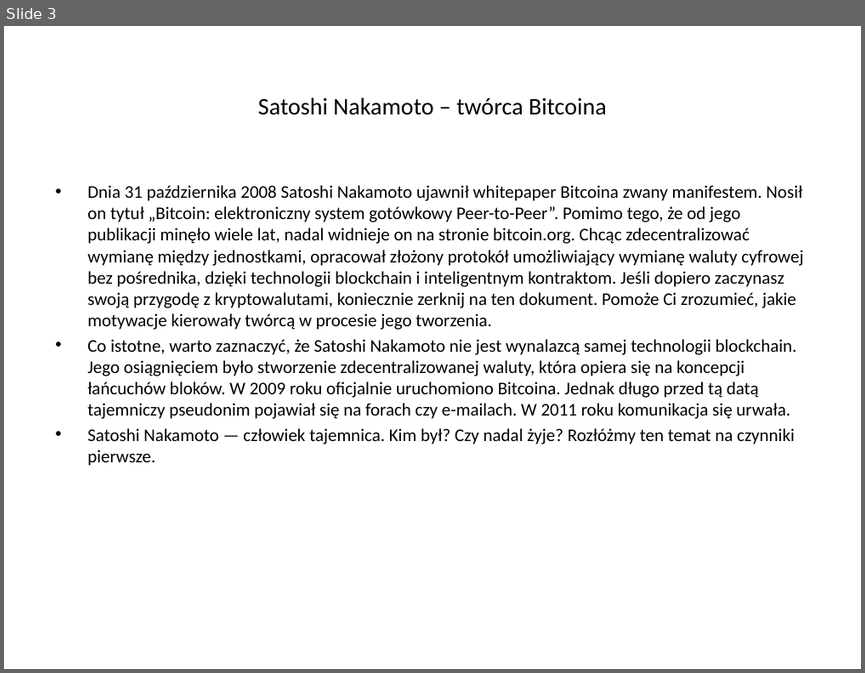
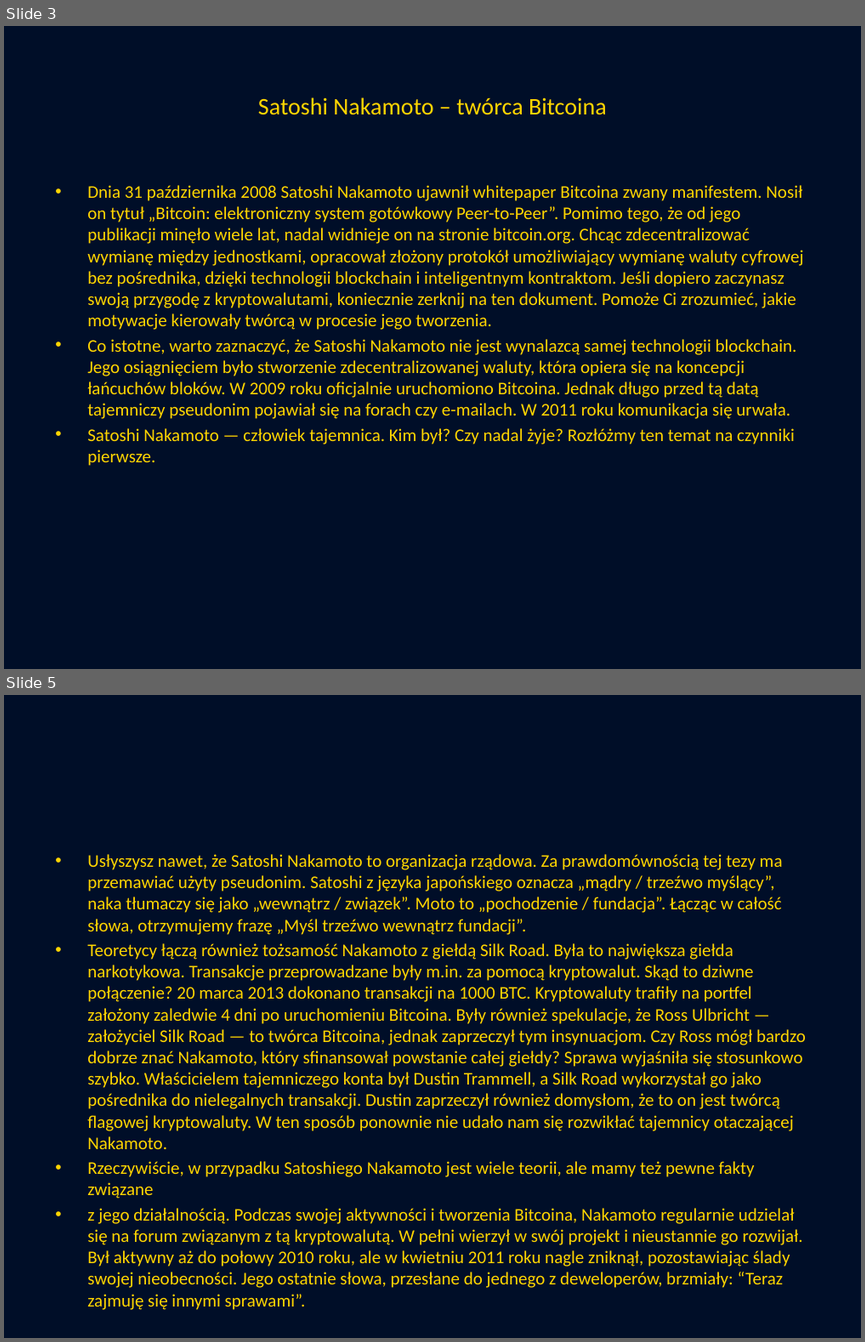
Before and after one commit to AndriiKendzor/Scraping-project-, a slide deck: Kto jest prawdziwym twórcą Bitcoina (63656).pptx. Shown one above the other, each under a label of ours: slide 3 before the commit, slides 3 and 5 after it; the slides between them are not shown. The pictures are 865x673 and 865x1342 pixels, drawn with LibreOffice and Linux fonts; fonts in the diff are those of the drawing. Boxes give left, top, right and bottom in pixels: in the first picture for what was removed or moved away, otherwise in the second. Text is boxed around its words. In the diff, an @@ line names an element or a change of style, - is before the commit and + after.

```diff
--- a/Kto jest prawdziwym twórcą Bitcoina (63656).pptx
+++ b/Kto jest prawdziwym twórcą Bitcoina (63656).pptx
@@ slide 5 added at (4,695,861,1338), background #000E28 @@
@@ text added at (87,854,806,1266), 15 pt, text #FFD500 @@
+• Usłyszysz nawet, że Satoshi Nakamoto to organizacja rządowa. Za prawdomównością tej tezy ma przemawiać użyty pseudonim. Satoshi z języka japońskiego oznacza „mądry / trzeźwo myślący”, naka tłumaczy się jako „wewnątrz / związek”. Moto to „pochodzenie / fundacja”. Łącząc w całość słowa, otrzymujemy frazę „Myśl trzeźwo wewnątrz fundacji”.
+• Teoretycy łączą również tożsamość Nakamoto z giełdą Silk Road. Była to największa giełda narkotykowa. Transakcje przeprowadzane były m.in. za pomocą kryptowalut. Skąd to dziwne połączenie? 20 marca 2013 dokonano transakcji na 1000 BTC. Kryptowaluty trafiły na portfel założony zaledwie 4 dni po uruchomieniu Bitcoina. Były również spekulacje, że Ross Ulbricht — założyciel Silk Road — to twórca Bitcoina, jednak zaprzeczył tym insynuacjom. Czy Ross mógł bardzo dobrze znać Nakamoto, który sfinansował powstanie całej giełdy? Sprawa wyjaśniła się stosunkowo szybko. Właścicielem tajemniczego konta był Dustin Trammell, a Silk Road wykorzystał go jako pośrednika do nielegalnych transakcji. Dustin zaprzeczył również domysłom, że to on jest twórcą flagowej kryptowaluty. W ten sposób ponownie nie udało nam się rozwikłać tajemnicy otaczającej Nakamoto.
+• Rzeczywiście, w przypadku Satoshiego Nakamoto jest wiele teorii, ale mamy też pewne fakty związane
+• z jego działalnością. Podczas swojej aktywności i tworzenia Bitcoina, Nakamoto regularnie udzielał się na forum związanym z tą kryptowalutą. W pełni wierzył w swój projekt i nieustannie go rozwijał. Był aktywny aż do połowy 2010 roku, ale w kwietniu 2011 roku nagle zniknął, pozostawiając ślady swojej nieobecności. Jego ostatnie słowa, przesłane do jednego z deweloperów, brzmiały: “Teraz zajmuję się innymi sprawami”.
@@ slide 3 changed as well @@
@@ background #FFFFFF to #000E28 @@
@@ title "Satoshi Nakamoto – twórca Bitcoina" at (258,97,607,115): text colour #000000 to #FFD500 @@
@@ text "Dnia 31 października 2008 Satoshi ..." at (87,185,803,465): text colour #000000 to #FFD500 @@
```
Also in this commit, not shown: 7 other slides changed, 1 other slide added, 1 other file.
